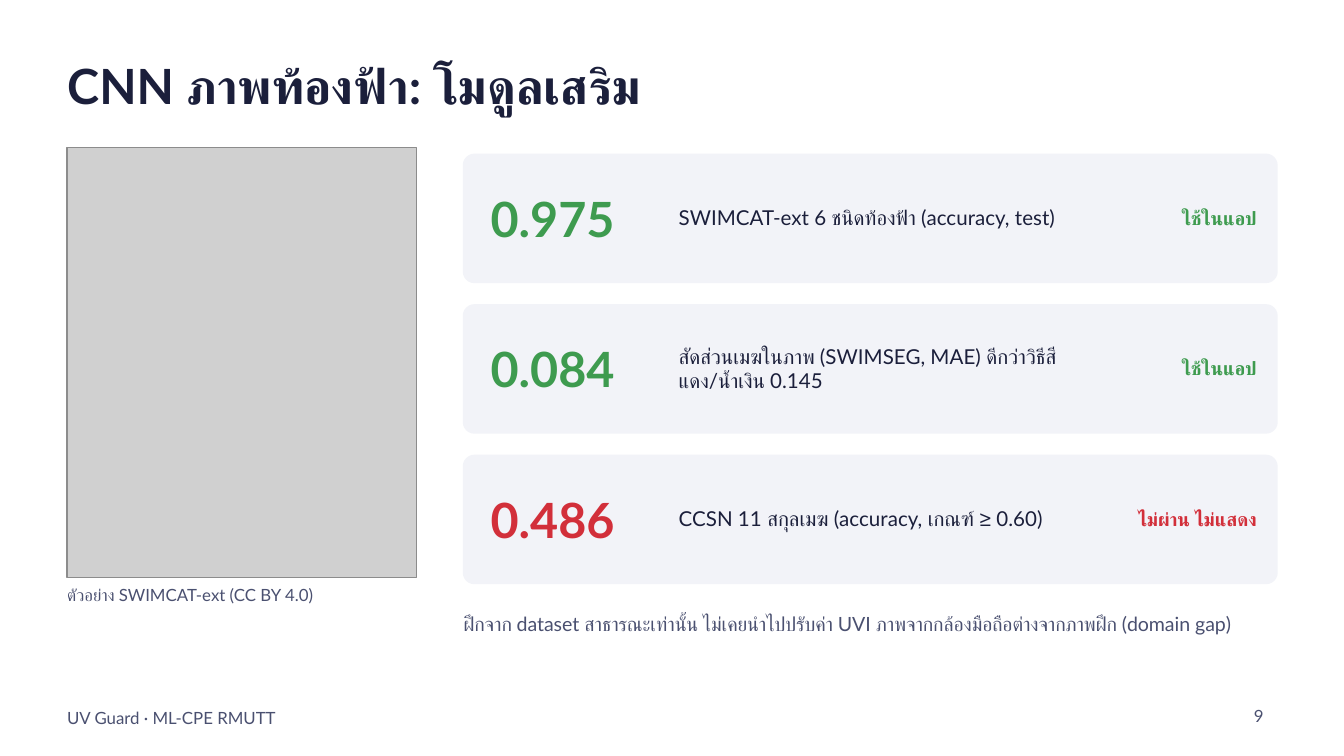
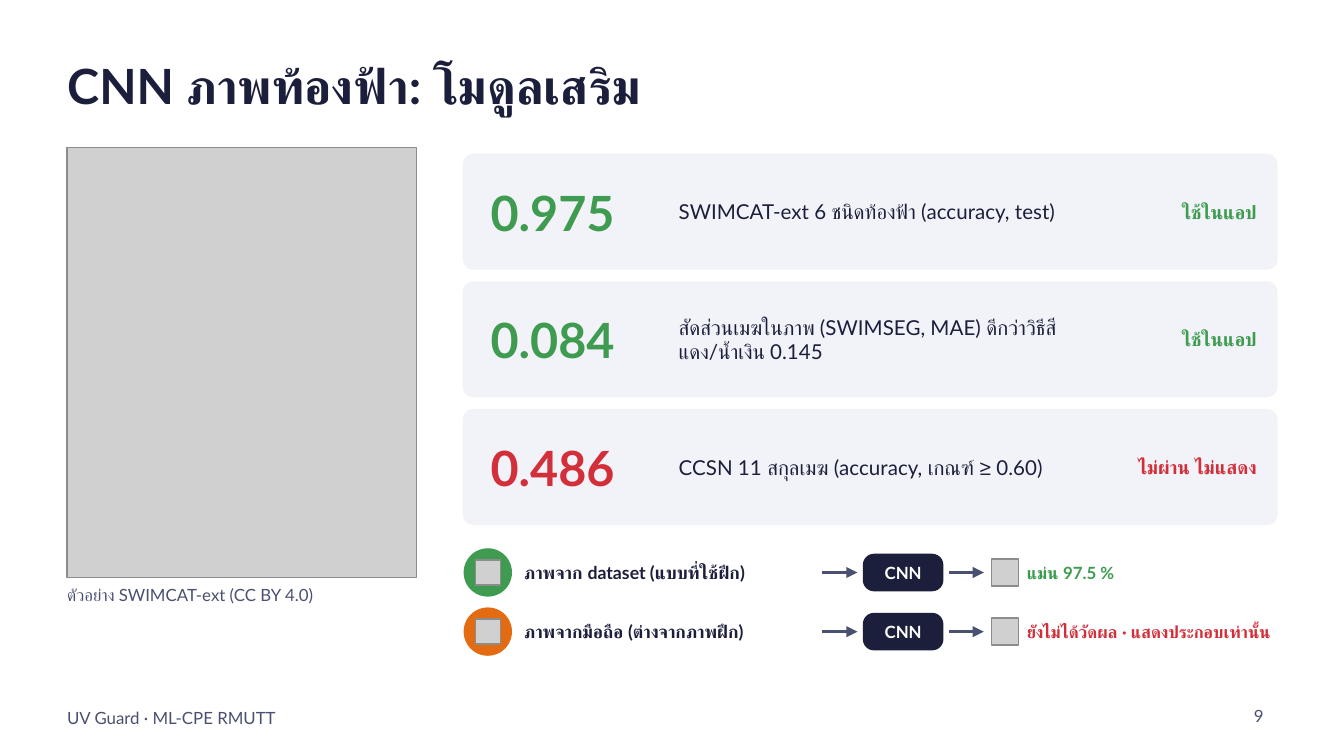
Before and after one commit to Folktom04/ML-CPE, a slide deck: slide 9 of Final-Project/docs/uv_guard_presentation.pptx. Drawn at 1344x756 pixels with LibreOffice and Linux fonts; fonts in the diff are those of the drawing; grey boxes stand for pictures. Boxes give left, top, right and bottom in pixels: in the first picture for what was removed or moved away, otherwise in the second. Text is boxed around its words. In the diff, an @@ line names an element or a change of style, - is before the commit and + after.

```diff
--- a/Final-Project/docs/uv_guard_presentation.pptx
+++ b/Final-Project/docs/uv_guard_presentation.pptx
@@ rounded rectangle resized from (x1=464, y1=155, x2=1277, y2=282) to (x1=464, y1=155, x2=1277, y2=269) @@
@@ 3 texts moved together from (x1=491, y1=201, x2=1257, y2=238) to (x1=491, y1=195, x2=1257, y2=232) @@
@@ rounded rectangle resized from (x1=464, y1=305, x2=1277, y2=433) to (x1=464, y1=282, x2=1277, y2=396) @@
@@ 3 texts moved together from (x1=491, y1=348, x2=1257, y2=389) to (x1=491, y1=319, x2=1257, y2=360) @@
@@ rounded rectangle resized from (x1=464, y1=456, x2=1277, y2=583) to (x1=464, y1=410, x2=1277, y2=524) @@
@@ 3 texts moved together from (x1=491, y1=502, x2=1256, y2=539) to (x1=491, y1=450, x2=1256, y2=487) @@
@@ ellipse added at (x1=464, y1=548, x2=512, y2=597), fill #3E9B4F @@
@@ picture added at (x1=476, y1=560, x2=501, y2=586) @@
@@ text added at (x1=524, y1=564, x2=744, y2=582), 9.5 pt, text #1B1F3B, bold @@
+ภาพจาก dataset (แบบที่ใช้ฝึก)
@@ rounded rectangle added at (x1=863, y1=554, x2=943, y2=591), fill #1B1F3B @@
@@ text added at (x1=885, y1=566, x2=922, y2=579), 9 pt, text #FFFFFF, bold @@
+CNN
@@ picture added at (x1=992, y1=559, x2=1019, y2=586) @@
@@ text added at (x1=1027, y1=566, x2=1096, y2=580), 9 pt, text #3E9B4F, bold @@
+แม่น 97.5 %
@@ arrow added from (823, 573) to (857, 573), #4A5070 1.25 pt @@
@@ arrow added from (949, 573) to (984, 573), #4A5070 1.25 pt @@
@@ text removed at (x1=464, y1=615, x2=1231, y2=635) @@
-ฝึกจาก dataset สาธารณะเท่านั้น ไม่เคยนำไปปรับค่า UVI ภาพจากกล้องมือถือต่างจากภาพฝึก (domain gap)
@@ ellipse added at (x1=464, y1=607, x2=512, y2=656), fill #E36B12 @@
@@ picture added at (x1=476, y1=620, x2=501, y2=645) @@
@@ text added at (x1=524, y1=623, x2=743, y2=641), 9.5 pt, text #1B1F3B, bold @@
+ภาพจากมือถือ (ต่างจากภาพฝึก)
@@ rounded rectangle added at (x1=863, y1=613, x2=943, y2=650), fill #1B1F3B @@
@@ text added at (x1=885, y1=625, x2=922, y2=638), 9 pt, text #FFFFFF, bold @@
+CNN
@@ picture added at (x1=992, y1=618, x2=1019, y2=645) @@
@@ text added at (x1=1027, y1=625, x2=1271, y2=639), 9 pt, text #D22F3A, bold @@
+ยังไม่ได้วัดผล · แสดงประกอบเท่านั้น
@@ arrow added from (823, 632) to (857, 632), #4A5070 1.25 pt @@
@@ arrow added from (949, 632) to (984, 632), #4A5070 1.25 pt @@
```
Also in this commit, not shown: 14 other slides changed, 1 slide added, 6 other files.
